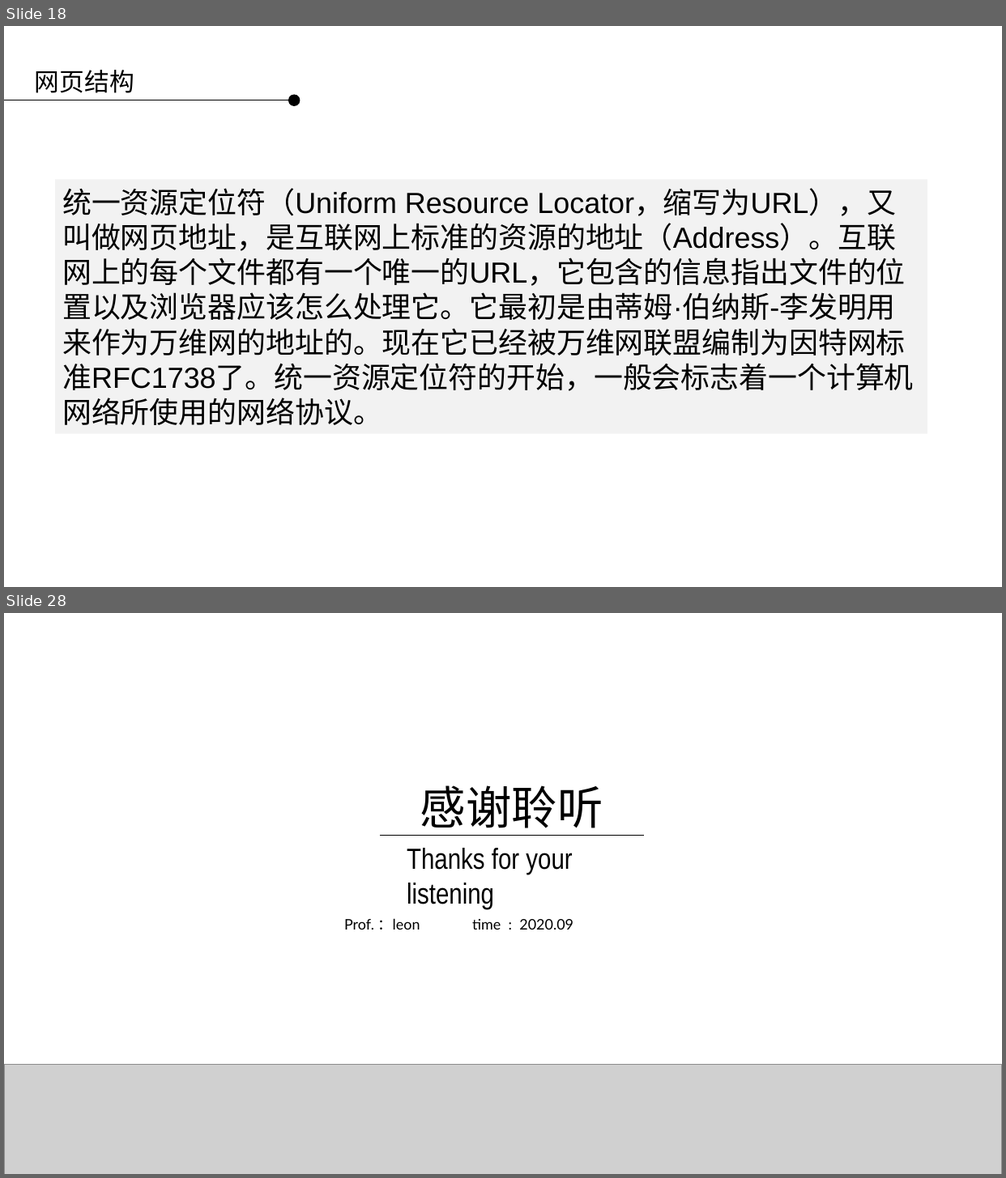
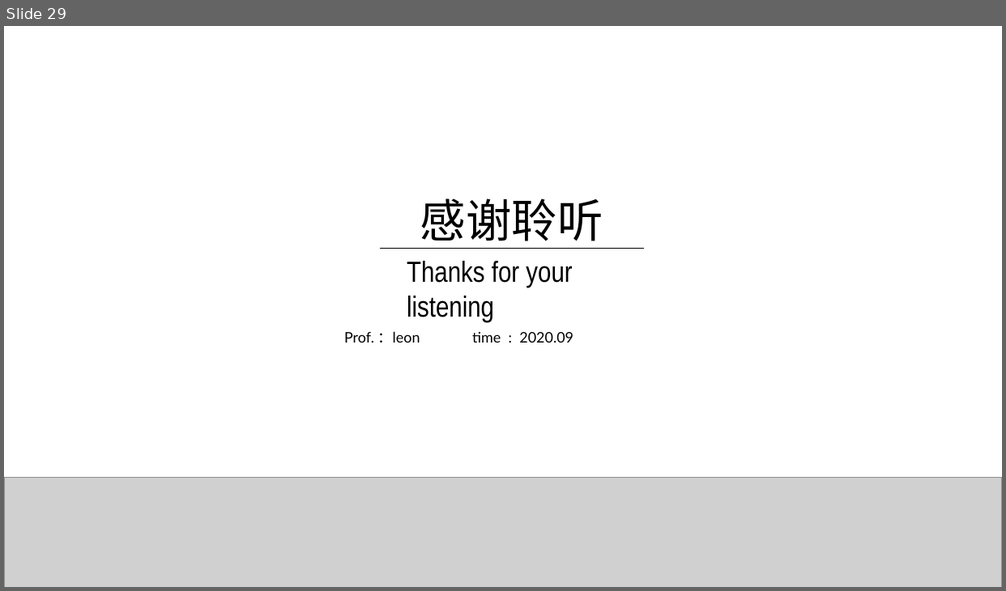
Before and after one commit to applepip/Big_Data, a slide deck: 产品大数据分析与建模/大数据分析与建模 第二讲.pptx. Shown one above the other, each under a label of ours: slides 18 and 28 before the commit, slide 29 after it; the slides between them are not shown. The pictures are 1006x1178 and 1006x591 pixels, drawn with LibreOffice and Linux fonts; fonts in the diff are those of the drawing; grey boxes stand for pictures; background and template pictures are left out. Boxes give left, top, right and bottom in pixels: in the first picture for what was removed or moved away, otherwise in the second. Text is boxed around its words. In the diff, an @@ line names an element or a change of style, - is before the commit and + after.

```diff
--- a/产品大数据分析与建模/大数据分析与建模 第二讲.pptx
+++ b/产品大数据分析与建模/大数据分析与建模 第二讲.pptx
@@ slide 18 removed at (4, 26, 1002, 587), background picture (left out) @@
@@ text removed at (35, 70, 134, 93) @@
-网页结构
@@ ellipse removed at (288, 95, 300, 107) @@
@@ line removed from (4, 100) to (288, 100) @@
@@ rectangle removed at (55, 179, 927, 434) @@
-统一资源定位符（Uniform Resource Locator，缩写为URL），又叫做网页地址，是互联网上标准的资源的地址（Address）。互联网上的每个文件都有一个唯一的URL，它包含的信息指出文件的位置以及浏览器应该怎么处理它。它最初是由蒂姆·伯纳斯-李发明用来作为万维网的地址的。现在它已经被万维网联盟编制为因特网标准RFC1738了。统一资源定位符的开始，一般会标志着一个计算机网络所使用的网络协议。
@@ what was slide 28 is now slide 29 @@
```
Also in this commit, not shown: 1 slide changed, 26 slides added, 24 other slides removed, 2 other files.
